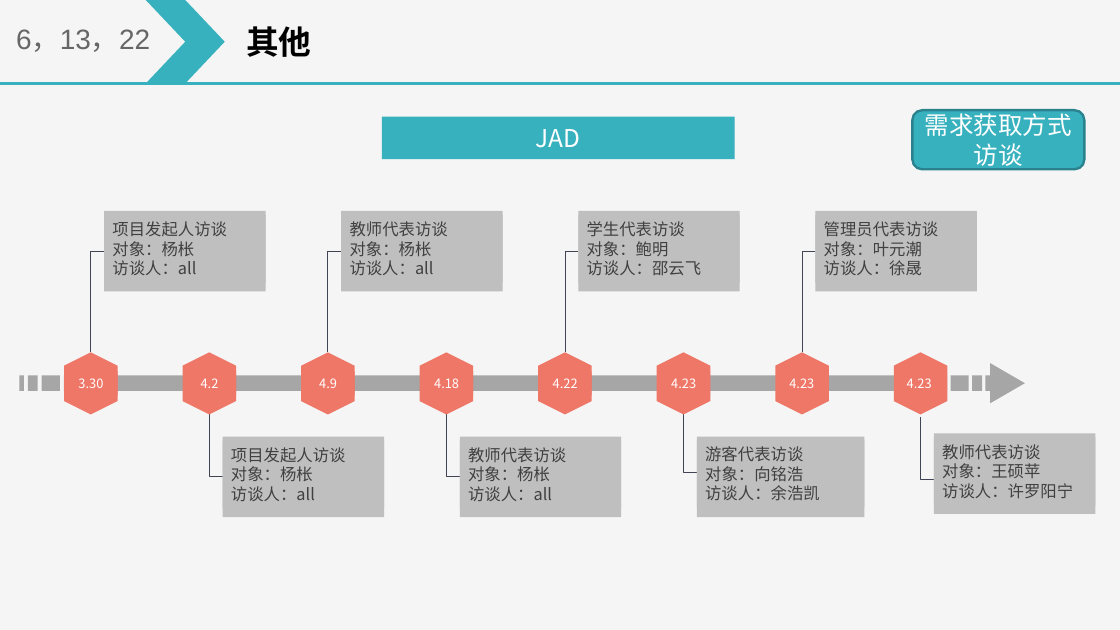
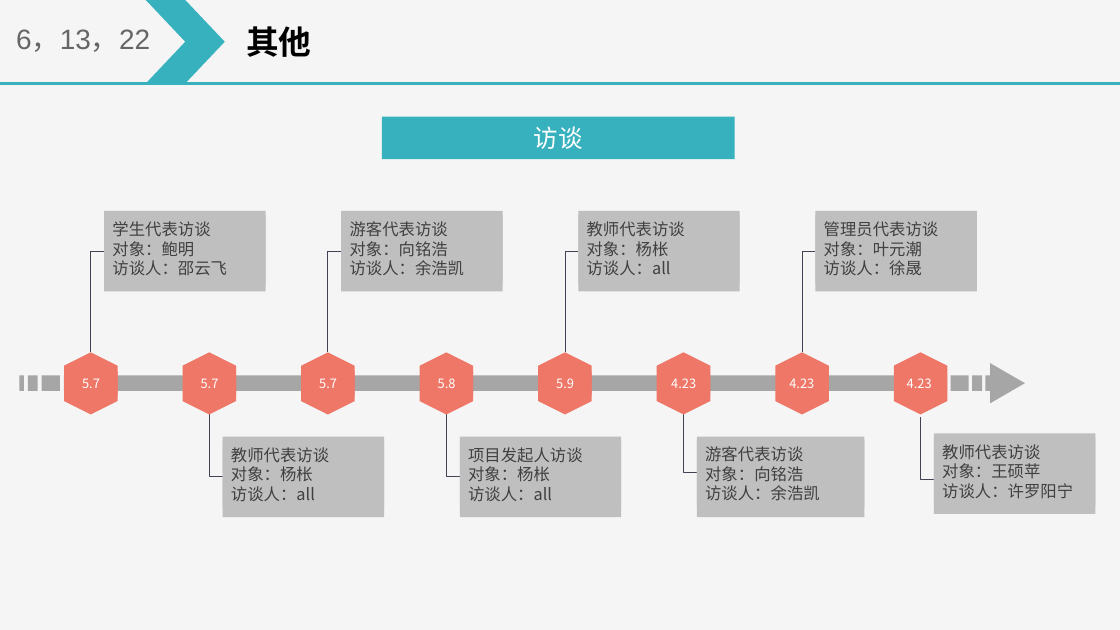
Before and after one commit to on6nx/requirement, a slide deck: slide 22 of 3.requirement/SRS软件需求说明汇报.pptx (slide 21 before the commit). Drawn at 1120x630 pixels with LibreOffice and Linux fonts; fonts in the diff are those of the drawing. Boxes give left, top, right and bottom in pixels: in the first picture for what was removed or moved away, otherwise in the second. Text is boxed around its words. In the diff, an @@ line names an element or a change of style, - is before the commit and + after.

```diff
--- a/3.requirement/SRS软件需求说明汇报.pptx
+++ b/3.requirement/SRS软件需求说明汇报.pptx
@@ rounded rectangle removed at box(912, 110, 1085, 169) @@
-需求获取方式
-访谈
@@ text in rectangle at box(534, 126, 583, 149): text changed @@
-JAD
+访谈
@@ text at box(112, 221, 227, 275): text changed @@
-项目发起人访谈
-对象：杨枨
-访谈人：all
+学生代表访谈
+对象：鲍明
+访谈人：邵云飞
@@ text at box(350, 221, 465, 275): text changed @@
-教师代表访谈
-对象：杨枨
-访谈人：all
+游客代表访谈
+对象：向铭浩
+访谈人：余浩凯
@@ text in rectangle at box(587, 221, 685, 275): text changed @@
-学生代表访谈
-对象：鲍明
-访谈人：邵云飞
+教师代表访谈
+对象：杨枨
+访谈人：all
@@ text in rectangle at box(82, 378, 100, 388): text changed @@
-3.30
+5.7
@@ text in rectangle at box(201, 378, 219, 388): text changed @@
-4.2
+5.7
@@ text in rectangle at box(319, 378, 337, 388): text changed @@
-4.9
+5.7
@@ text in rectangle at box(438, 378, 456, 388): text changed @@
-4.18
+5.8
@@ text in rectangle at box(556, 378, 574, 388): text changed @@
-4.22
+5.9
@@ text at box(231, 447, 329, 462): text changed @@
-项目发起人访谈
+教师代表访谈
@@ text at box(468, 447, 583, 462): text changed @@
-教师代表访谈
+项目发起人访谈
```
Also in this commit, not shown: 4 other slides changed, 2 slides added, 10 other files.
